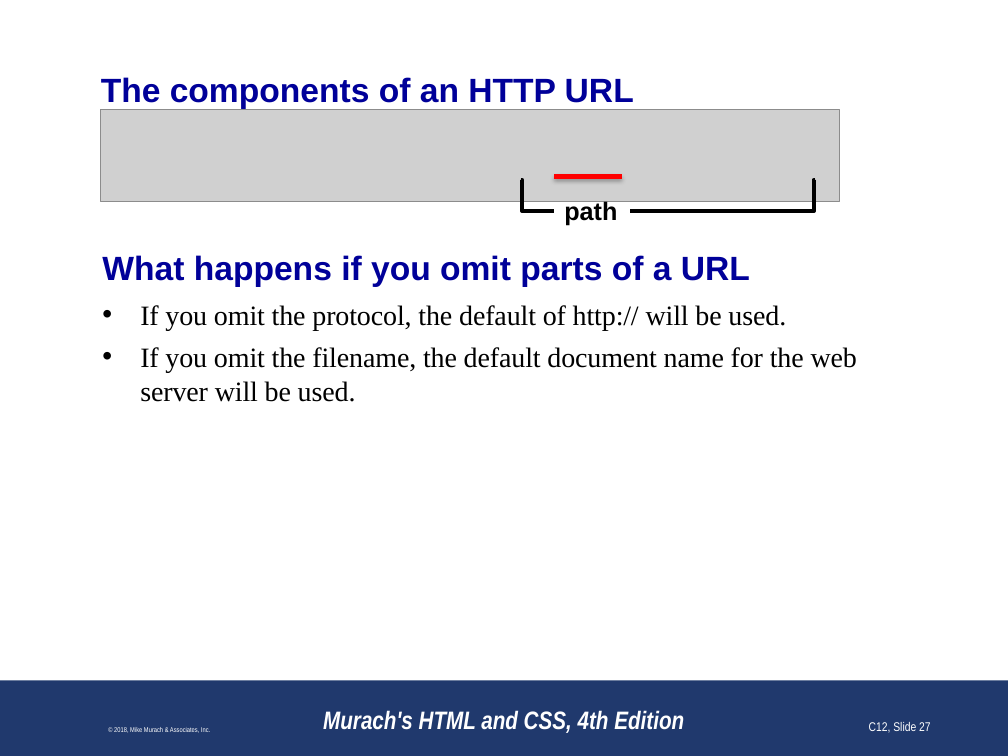
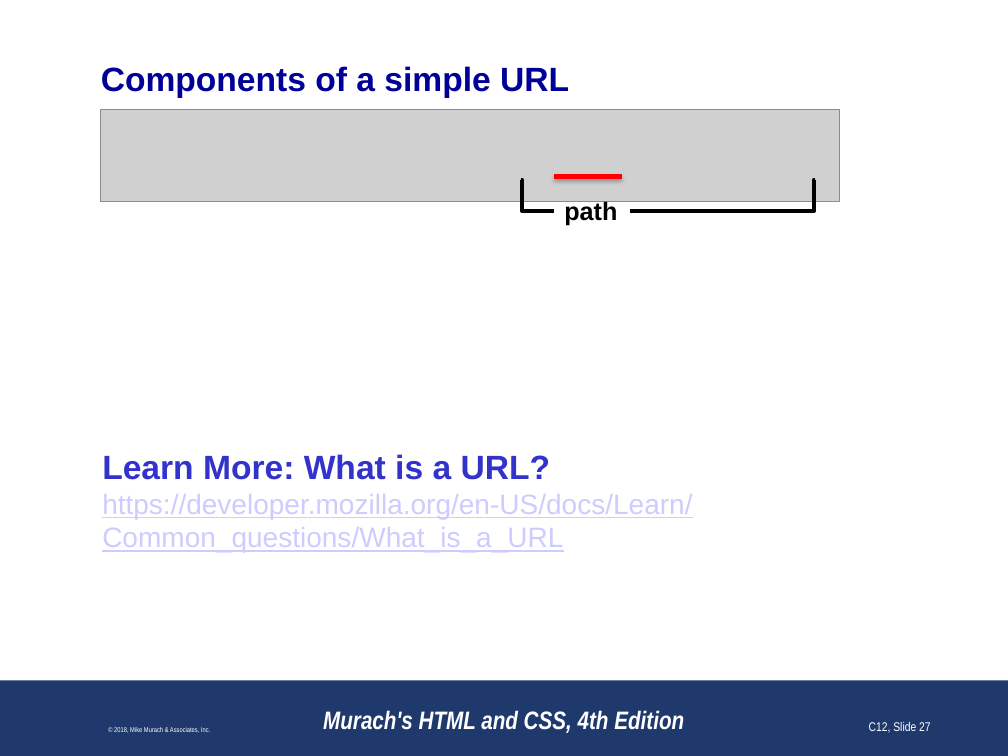
Before and after one commit to paulsmithkc/awd1000_base_lab_and_homework, a slide deck: slide 27 of murach_html_4e/slides/Chapter 1 slides (Revised).pptx. Drawn at 1008x756 pixels with LibreOffice and Linux fonts; fonts in the diff are those of the drawing; grey boxes stand for pictures; background and template pictures are left out. Boxes give left, top, right and bottom in pixels: in the first picture for what was removed or moved away, otherwise in the second. Text is boxed around its words. In the diff, an @@ line names an element or a change of style, - is before the commit and + after.

```diff
--- a/murach_html_4e/slides/Chapter 1 slides (Revised).pptx
+++ b/murach_html_4e/slides/Chapter 1 slides (Revised).pptx
@@ title at bbox=[101, 66, 569, 98]: text changed @@
-The components of an HTTP URL
+Components of a simple URL
@@ text removed at bbox=[102, 255, 750, 287] @@
-What happens if you omit parts of a URL
@@ text removed at bbox=[140, 305, 857, 402] @@
-• If you omit the protocol, the default of http:// will be used.
-• If you omit the filename, the default document name for the web server will be used.
@@ text added at bbox=[102, 454, 692, 553], 20 pt, text #CCCCFF, underline @@
+Learn More: What is a URL?
+https://developer.mozilla.org/en-US/docs/Learn/Common_questions/What_is_a_URL
```
Also in this commit, not shown: 21 other slides changed.
